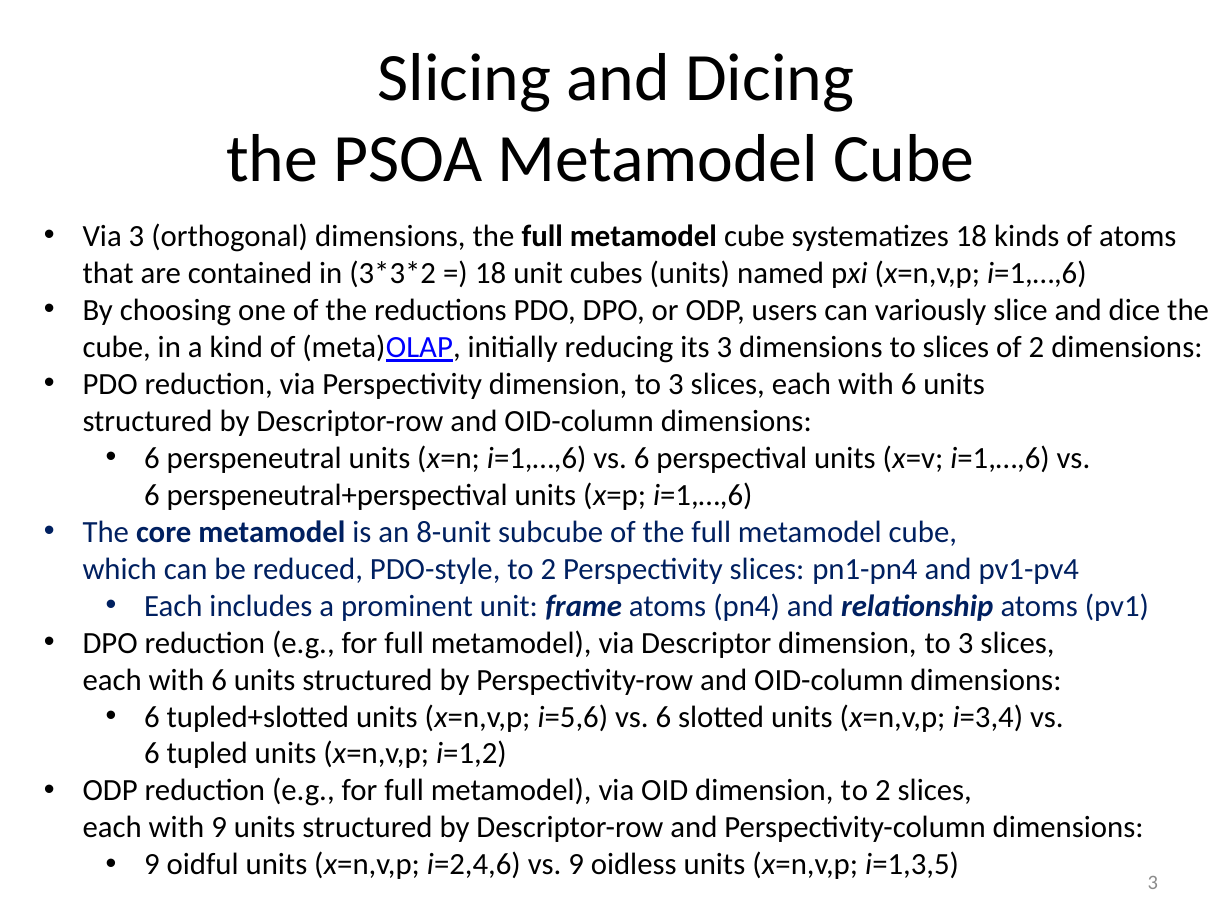
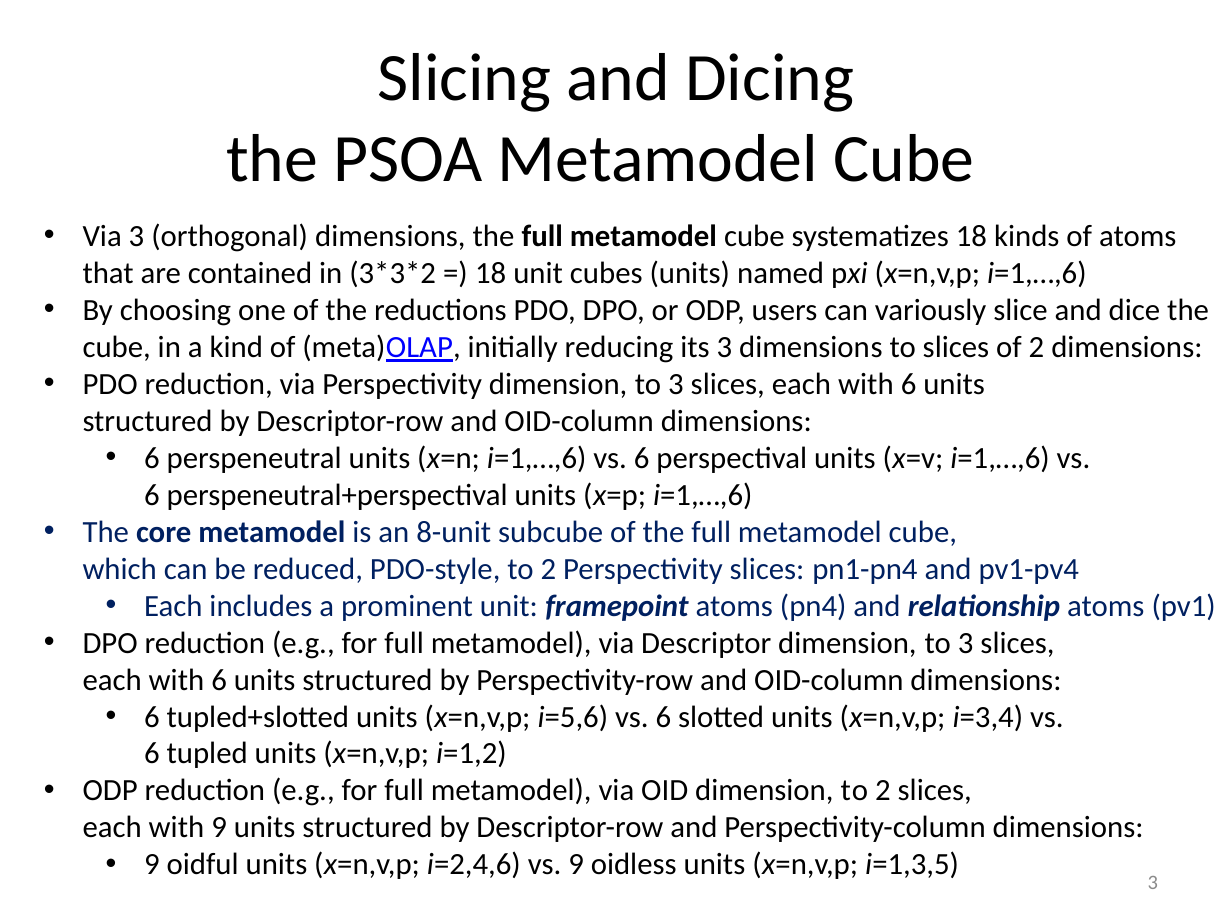
Before and after one commit to RuleML/ruleml-website, a slide deck: slide 3 of talks/PSOAMetamodelGrailogWedding.pptx. Drawn at 1232x924 pixels with LibreOffice and Linux fonts; fonts in the diff are those of the drawing. Boxes give left, top, right and bottom in pixels: in the first picture for what was removed or moved away, otherwise in the second. Text is boxed around its words. In the diff, an @@ line names an element or a change of style, - is before the commit and + after.

```diff
--- a/talks/PSOAMetamodelGrailogWedding.pptx
+++ b/talks/PSOAMetamodelGrailogWedding.pptx
@@ text at (x1=144, y1=593, x2=1216, y2=621): text changed @@
-  • Each includes a prominent unit: frame atoms (pn4) and relationship atoms (pv1)
+  • Each includes a prominent unit: framepoint atoms (pn4) and relationship atoms (pv1)
```
Also in this commit, not shown: 9 other slides changed, 1 other file.
